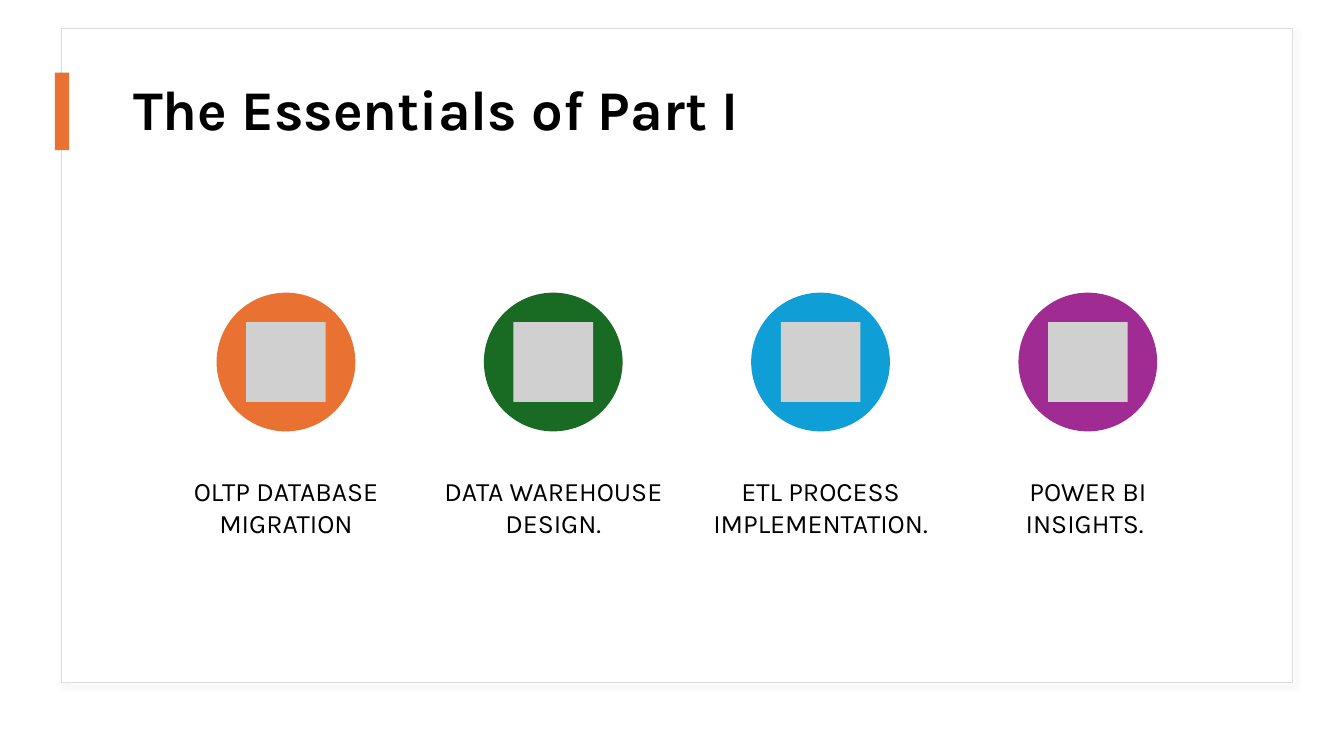
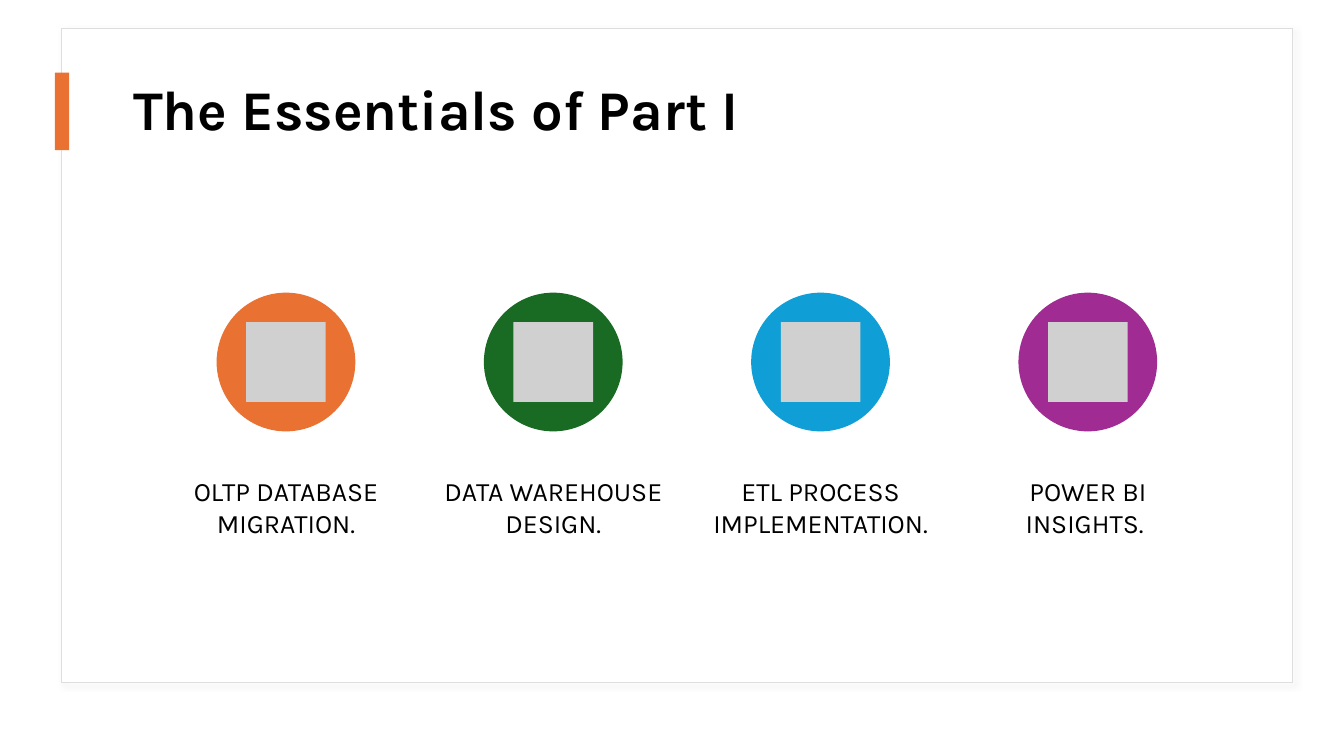
Before and after one commit to Konstant-gk/Chinook_Project, a slide deck: slide 2 of Chinook_Presentation/Project_Future_Chinook_Presentation.pptx. Drawn at 1344x756 pixels with LibreOffice and Linux fonts; fonts in the diff are those of the drawing; grey boxes stand for pictures. Boxes give left, top, right and bottom in pixels: in the first picture for what was removed or moved away, otherwise in the second. Text is boxed around its words. In the diff, an @@ line names an element or a change of style, - is before the commit and + after.

```diff
--- a/Chinook_Presentation/Project_Future_Chinook_Presentation.pptx
+++ b/Chinook_Presentation/Project_Future_Chinook_Presentation.pptx
@@ text at <box>194,484,378,534</box>: text changed @@
-OLTP DATABASE MIGRATION
+OLTP DATABASE MIGRATION.
```
Also in this commit, not shown: 13 other slides changed.
